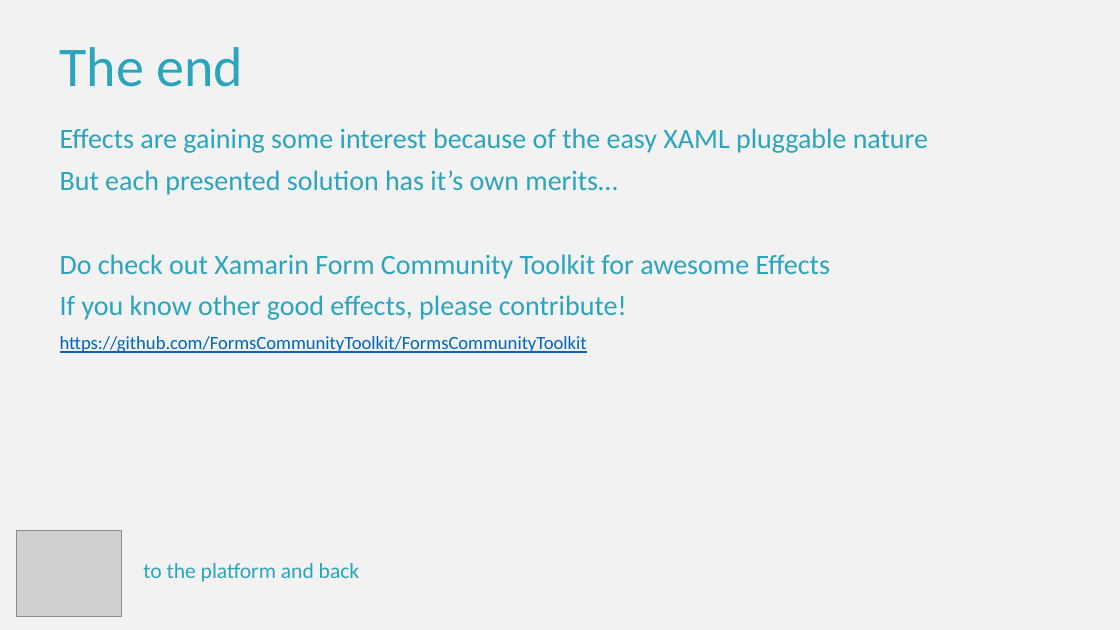
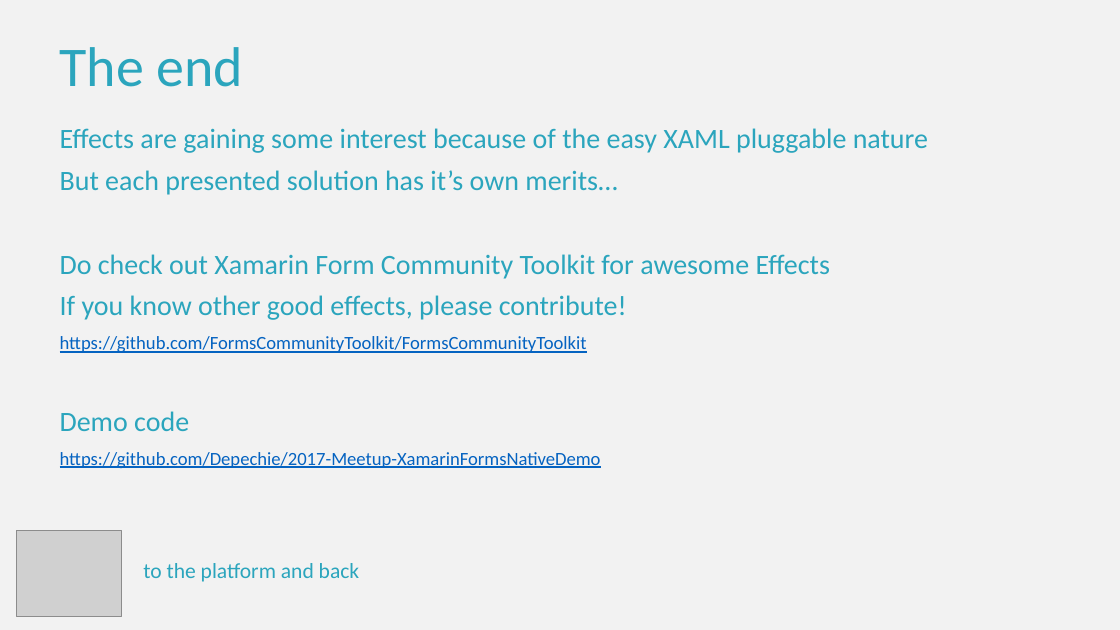
Before and after one commit to Depechie/2017-Meetup-XamarinFormsNativeDemo, a slide deck: slide 17 of Presentation/20170314 - Xamarin Forms to the platform and back.pptx. Drawn at 1120x630 pixels with LibreOffice and Linux fonts; fonts in the diff are those of the drawing; grey boxes stand for pictures. Boxes give left, top, right and bottom in pixels: in the first picture for what was removed or moved away, otherwise in the second. Text is boxed around its words. In the diff, an @@ line names an element or a change of style, - is before the commit and + after.

Commit message:
Extra info

```diff
--- a/Presentation/20170314 - Xamarin Forms to the platform and back.pptx
+++ b/Presentation/20170314 - Xamarin Forms to the platform and back.pptx
@@ text at box(60, 411, 601, 468): paragraphs added @@
+Demo code
+https://github.com/Depechie/2017-Meetup-XamarinFormsNativeDemo
```
